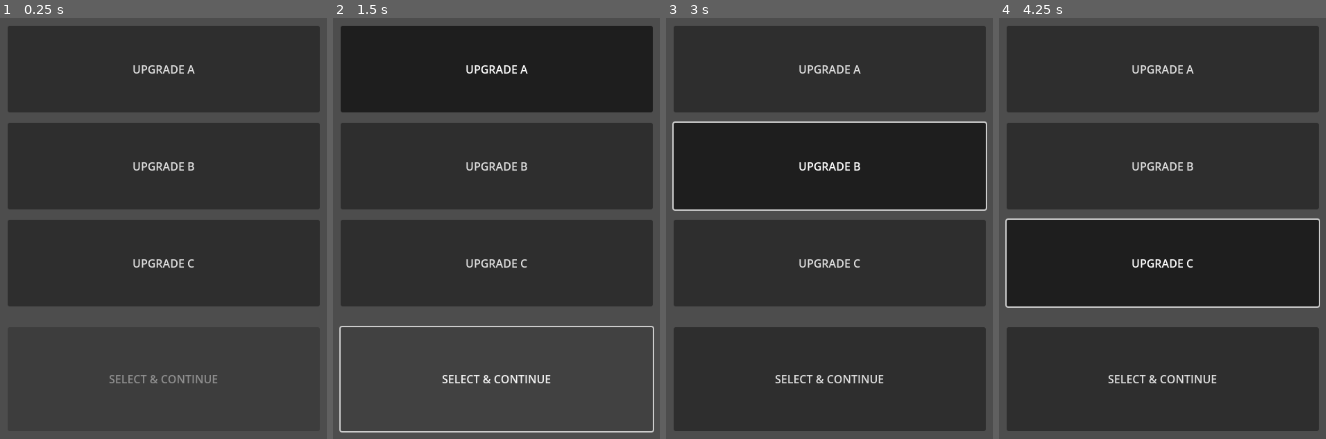
Above: before the commit, frames 1-4 (left to right).
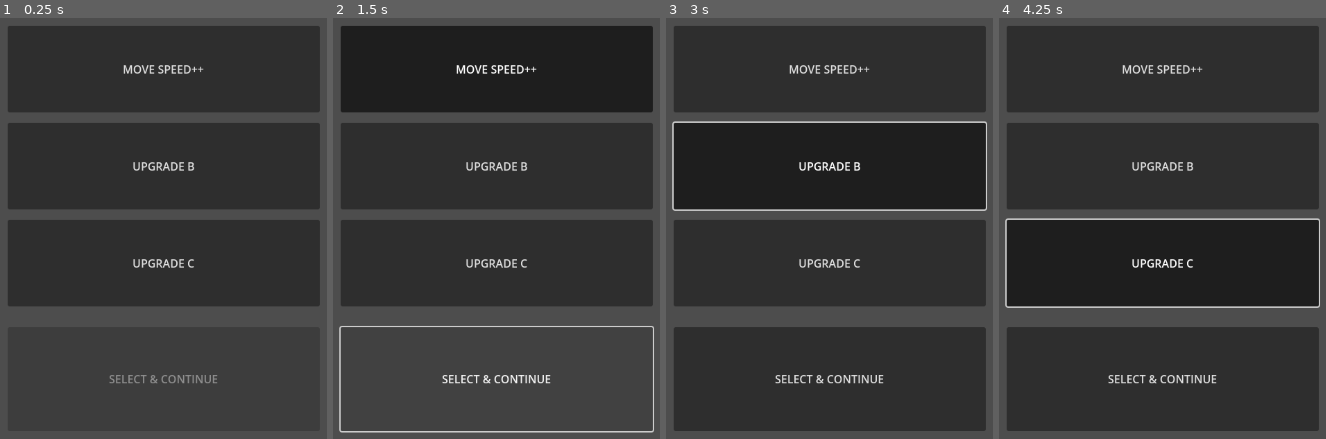
Above: after the commit, the same moments.

Repository: ConnorTamme/Bubble-Power
Game: Godot game, scene res://upgrade_ui.tscn
Same seed, same stepped clock (60 frames per second), same inputs: the game is played once before the commit and once after it. This scene is started directly instead of the project's main scene.
Inputs:
- Up to frame 1 (0.25 s): no input
- Up to frame 2 (1.5 s): click "UPGRADE A" (after the commit: "MOVE SPEED++") at 0.5 s; click "SELECT & CONTINUE" at 1.25 s
- Up to frame 3 (3 s): click "SELECT & CONTINUE" at 2 s; click "UPGRADE B" at 2.75 s
- Up to frame 4 (4.25 s): click "UPGRADE C" at 3.5 s

The runs differ from the first frame. In frame 1, 0.3% of the frame differs, in the area x 37-63%, y 11-14%; in frame 2, 0.4%; in frame 3, 0.3%; in frame 4, 0.3%.

Commit message:
Got enum text in buttons

Diff:
--- a/upgrade_ui.gd
+++ b/upgrade_ui.gd
@@ -25,12 +25,24 @@
 # Called when the node enters the scene tree for the first time.
 func _ready() -> void:
 	screen_size = get_viewport_rect().size
+	CycleUpgrades()
 
 # Called every frame. 'delta' is the elapsed time since the previous frame.
 func _process(delta: float) -> void:
 	pass
 
+func CycleUpgrades():
+	# one should be defensive, one offensive
+	GetDefenseUpgrade($UpgradeABtn)
+	pass
 
+func GetDefenseUpgrade(btn: Button):
+	var i = randi() % StaticStats.ENT_STATS.size()
+	var defStat = StaticStats.ENT_STATS.keys()[i]
+	btn.text = defenceUpgradeText[StaticStats.ENT_STATS[defStat]]
+
+
+# Button Methods for toggling continue
 func _on_upgrade_a_btn_toggled(toggled_on: bool) -> void:
 	upgradeA = toggled_on
 	if(toggled_on):
